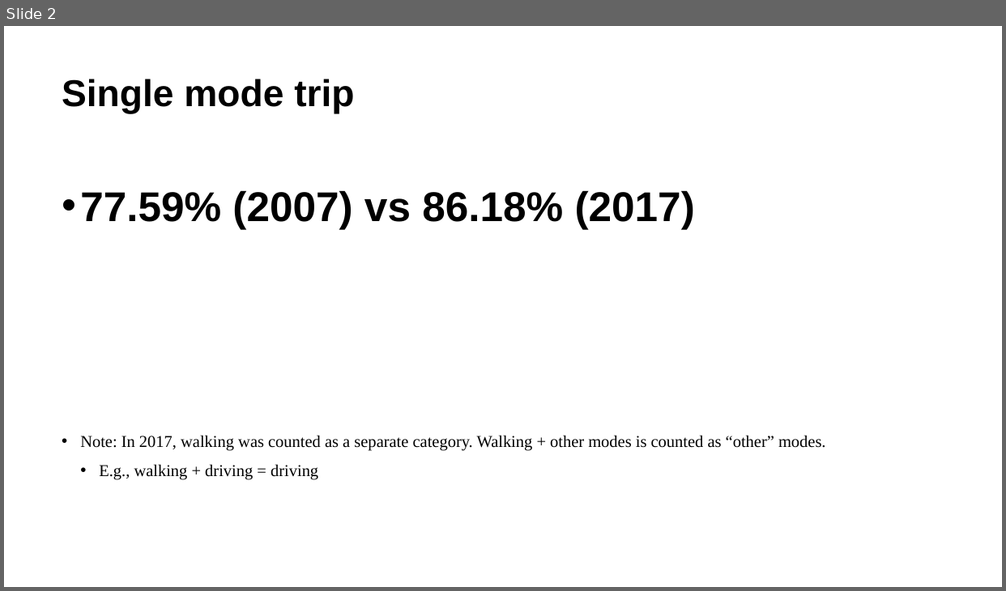
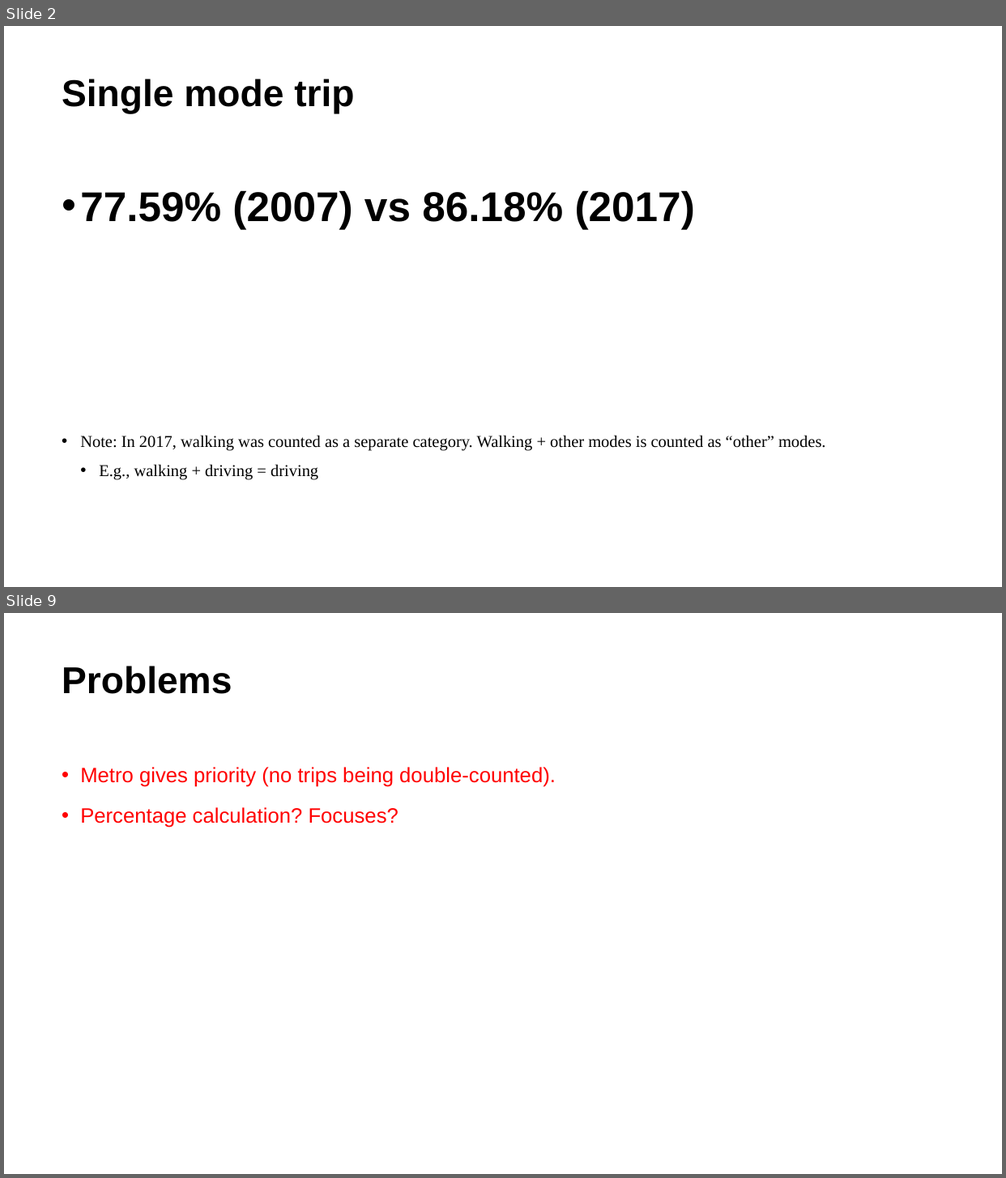
Before and after one commit to zyang91/Mexico-City-survey-comp, a slide deck: mexico city trip compa.pptx. Shown one above the other, each under a label of ours: slide 2 before the commit, slides 2 and 9 after it; the slides between them are not shown. The pictures are 1006x591 and 1006x1178 pixels, drawn with LibreOffice and Linux fonts; fonts in the diff are those of the drawing. Boxes give left, top, right and bottom in pixels: in the first picture for what was removed or moved away, otherwise in the second. Text is boxed around its words. In the diff, an @@ line names an element or a change of style, - is before the commit and + after.

```diff
--- a/mexico city trip compa.pptx
+++ b/mexico city trip compa.pptx
@@ slide 9 added at (x1=4, y1=613, x2=1002, y2=1174), background #FFFFFF @@
@@ title added at (x1=62, y1=666, x2=232, y2=694), 36 pt, text #000000, bold @@
+Problems
@@ text added at (x1=80, y1=767, x2=556, y2=828), 20 pt, text #FF0000 @@
+• Metro gives priority (no trips being double-counted).
+• Percentage calculation? Focuses?
```
Also in this commit, not shown: 3 slides changed, 3 other slides added, 12 other files.
